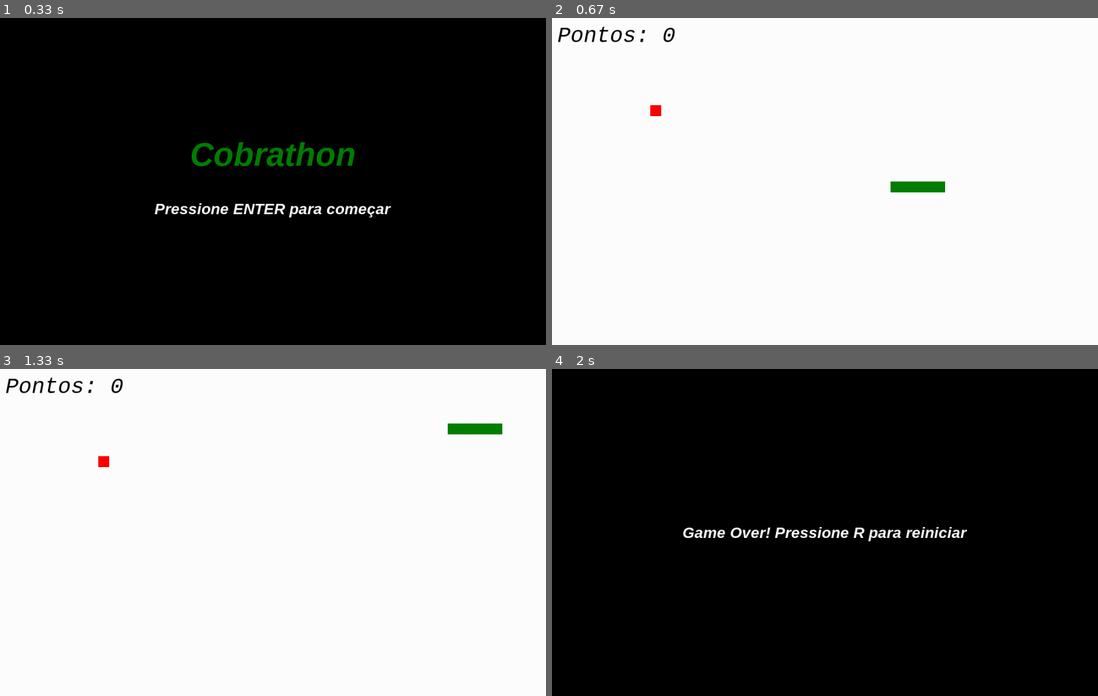
Above: before the commit, frames 1-4 (two rows, left to right).
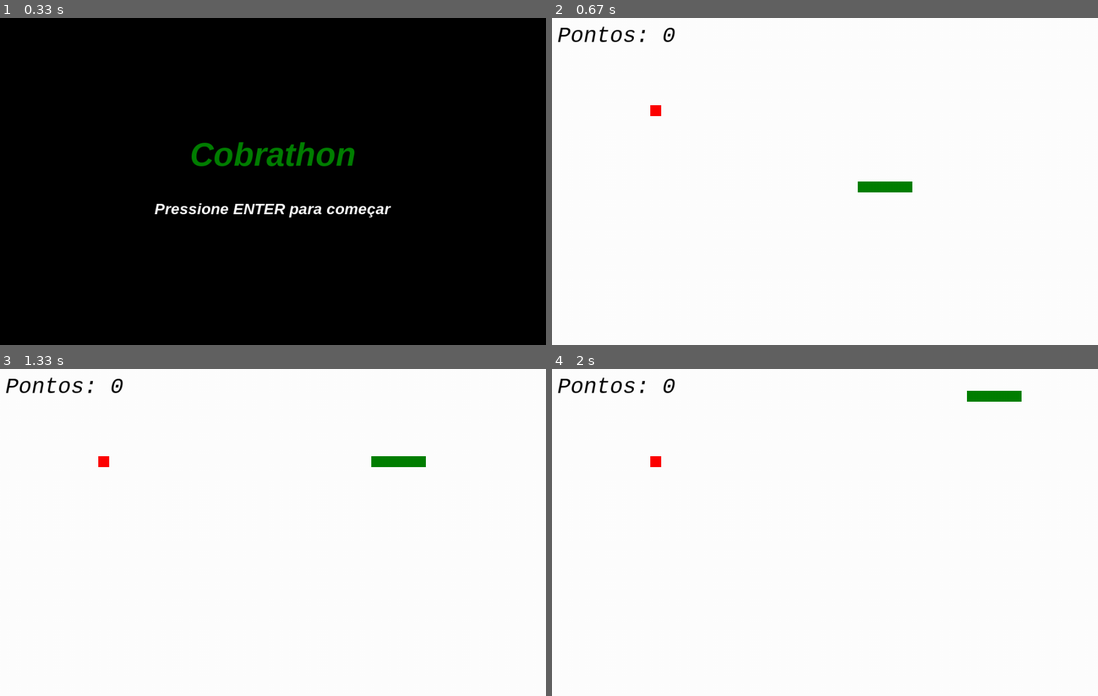
Above: after the commit, the same moments.

Repository: pereira-dc/projeto_pygamed
Game: pygame game, started from teste_cobra.py
Two runs of this game, one before a commit and one after it. Both use one fixed random seed, a clock stepped at 60 frames per second and the inputs below.
Inputs:
- Up to frame 1 (0.33 s): no input
- Up to frame 2 (0.67 s): tap Enter at 0.33 s
- Up to frame 3 (1.33 s): tap W at 0.67 s; hold Right from 1 s (still down)
- Up to frame 4 (2 s): release Right at 1.47 s; hold Up 1.5-1.8 s; tap Space at 1.57, 1.9 s; hold Left from 1.83 s (still down)

Frame 1 is identical in both runs. In frame 2, 0.4% of the frame differs, in the area x 56-72%, y 50-54%; in frame 3, 0.7%; in frame 4, 99%, in the area x 0-100%, y 0-100%.

Commit message:
aumentar_vel_cobra
A velocidade da cobra aumenta ao passo que ela come a comida

Diff:
--- a/teste_cobra.py
+++ b/teste_cobra.py
@@ -3,7 +3,6 @@
 
 largura, altura = 1000, 600
 tam_quadrado = 20
-fps = 30
 
 def tela_inicio(tela):
     tela.fill(cores.preto)
@@ -74,6 +73,7 @@
     pygame.display.set_caption('Cobrathon')
     clock = pygame.time.Clock()
     som_colisao = pygame.mixer.Sound('smw_fireball.wav')
+    fps = 20
 
     x_cobra, y_cobra, dir_x, dir_y, pixels, comprimento, comida_x, comida_y, pontos = reiniciar_jogo()
 
@@ -122,6 +122,9 @@
                 pontos += 1
                 som_colisao.play()
 
+                if fps < 50:
+                    fps += 1
+
         else:
             tela.fill(cores.preto)
             fonte = pygame.font.SysFont('Arial', 28, True, True)
